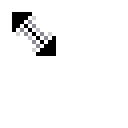
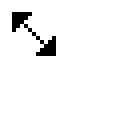
Layer changes from the first 128x128 image to the second:
painted on "HSplit" over [16, 16, 52, 52]
